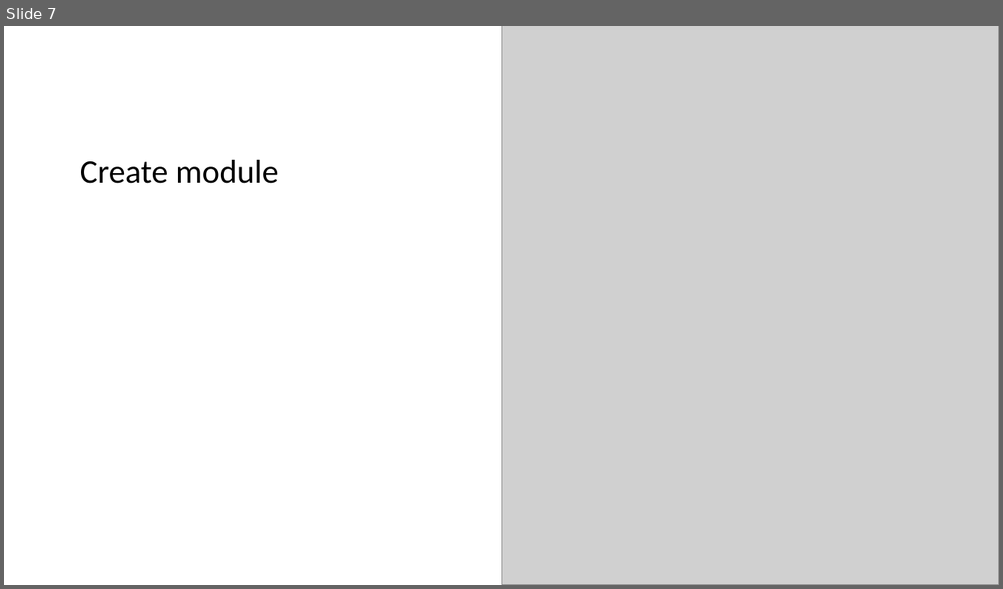
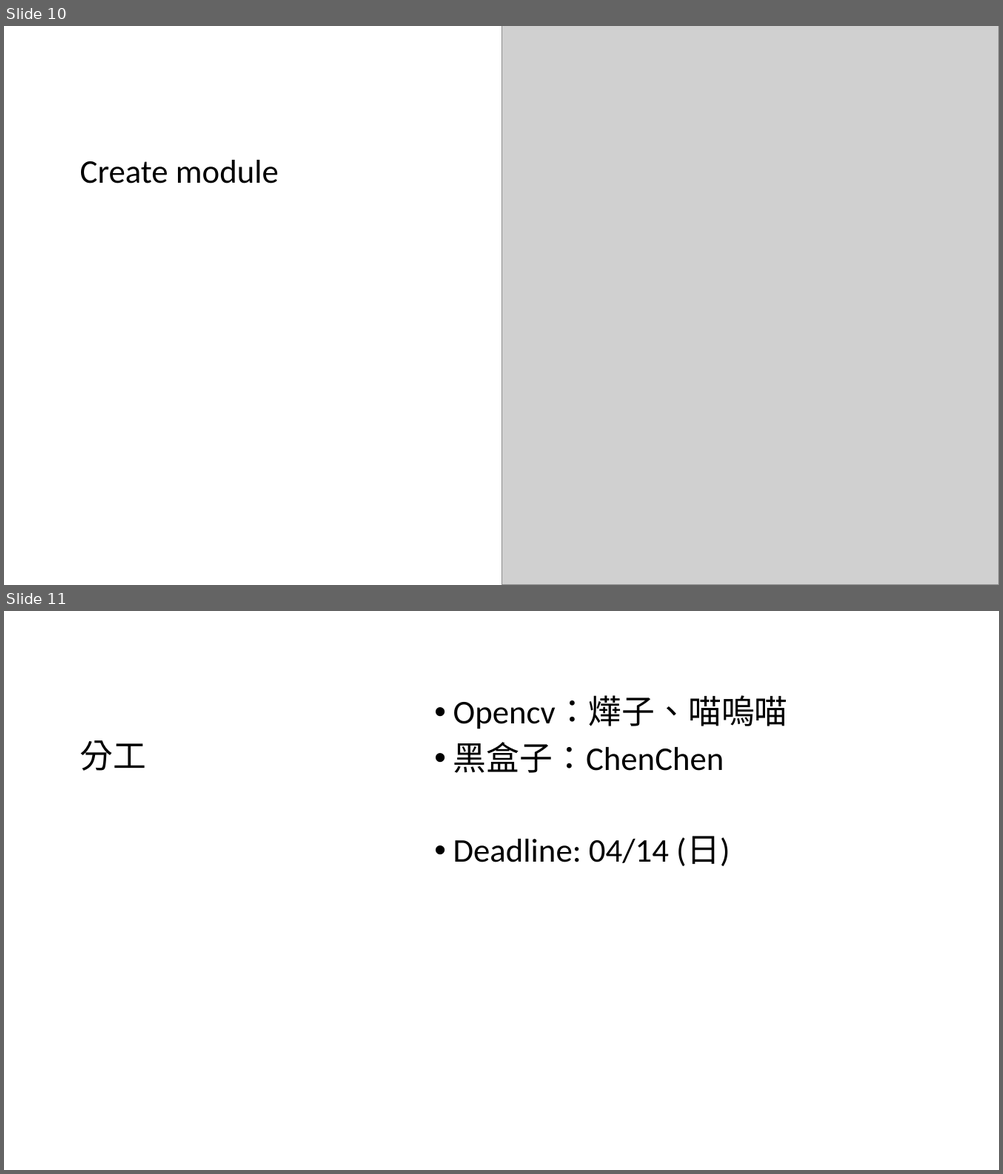
Before and after one commit to MeowOhMeow/CHIPI-CHIPI-CHAPA-CHAPA-DUBI-DUBI-DABA-DABA, a slide deck: ppts/Detector.pptx. Shown one above the other, each under a label of ours: slide 7 before the commit, slides 10 and 11 after it. The pictures are 1003x589 and 1003x1174 pixels, drawn with LibreOffice and Linux fonts; fonts in the diff are those of the drawing; grey boxes stand for pictures. Boxes give left, top, right and bottom in pixels: in the first picture for what was removed or moved away, otherwise in the second. Text is boxed around its words. In the diff, an @@ line names an element or a change of style, - is before the commit and + after.

```diff
--- a/ppts/Detector.pptx
+++ b/ppts/Detector.pptx
@@ slide 11 added at box(4, 611, 999, 1170), background #FFFFFF @@
@@ text added at box(453, 696, 788, 866), 32 pt, text #000000 @@
+• Opencv：燁子、喵嗚喵
+• 黑盒子：ChenChen
+• Deadline: 04/14 (日)
@@ title added at box(80, 741, 147, 771), 32 pt, text #000000 @@
+分工
@@ what was slide 7 is now slide 10 @@
```
Also in this commit, not shown: 2 slides changed, 3 other slides added, 1 other file.
